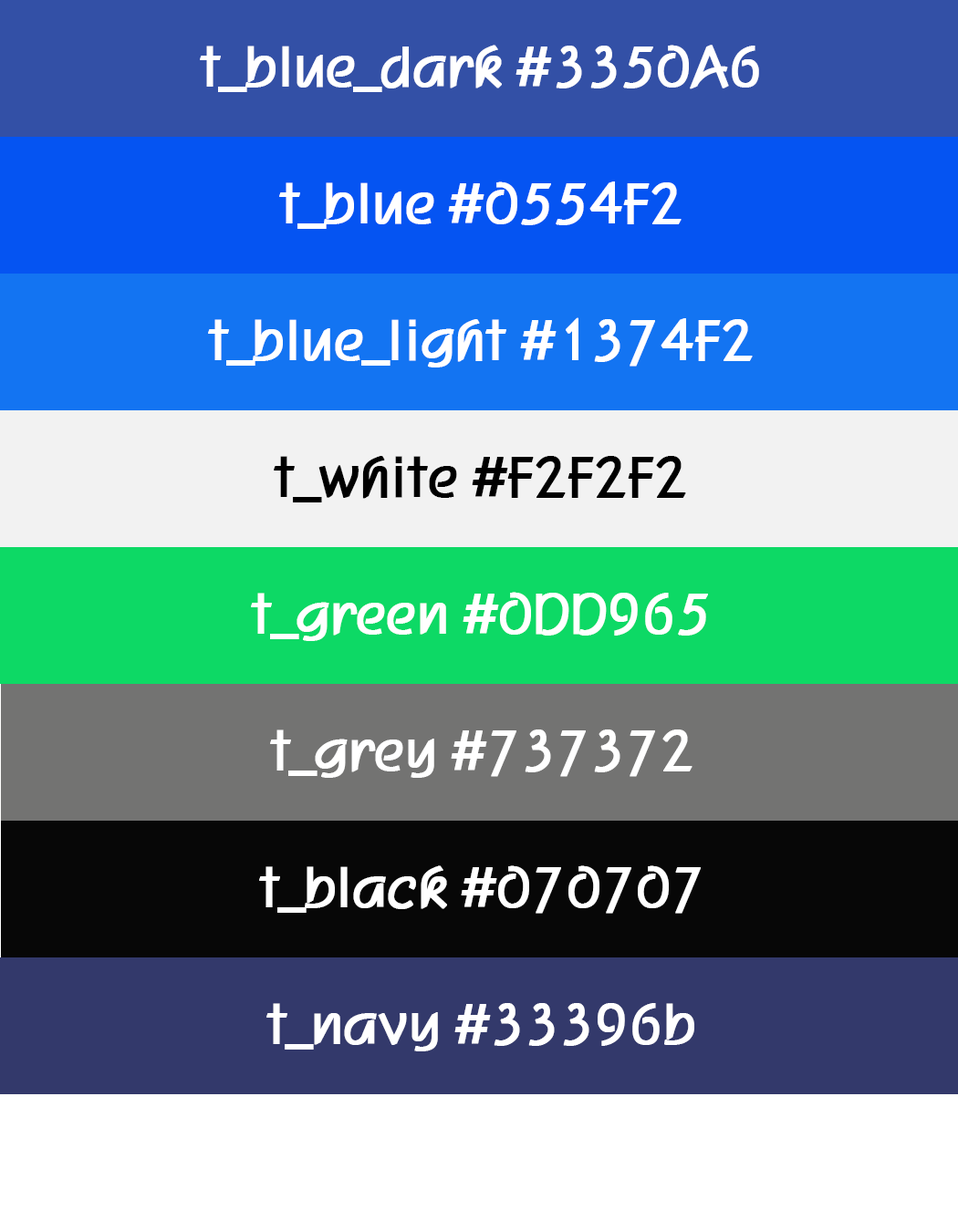
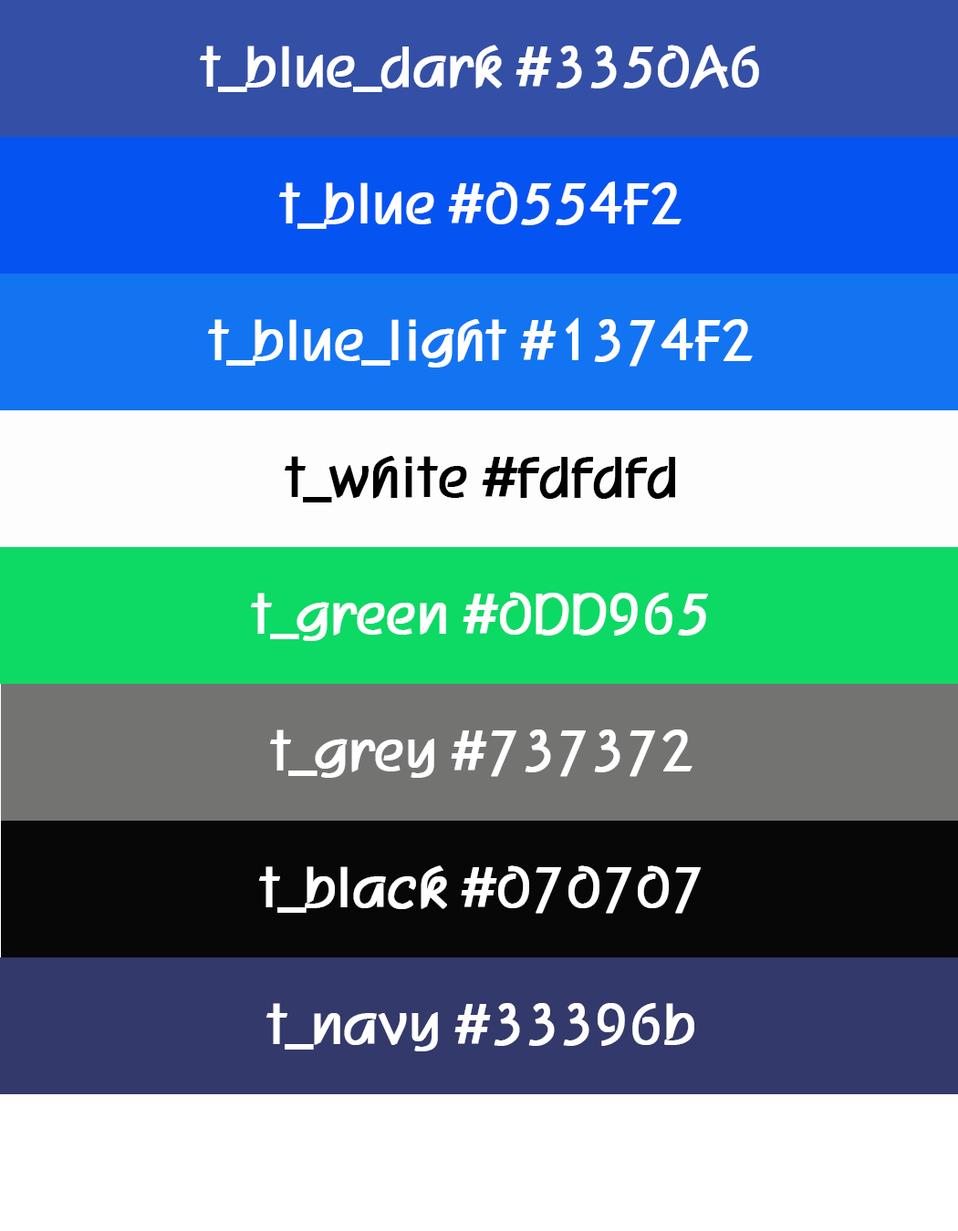
Layers edited between the first and the second 958×1231 image:
renamed "t_white #F2F2F2" to "t_white #fdfdfd", painted on it over [273, 456, 686, 503]
painted on "레이어 2 복사 2" over [0, 410, 958, 548]
